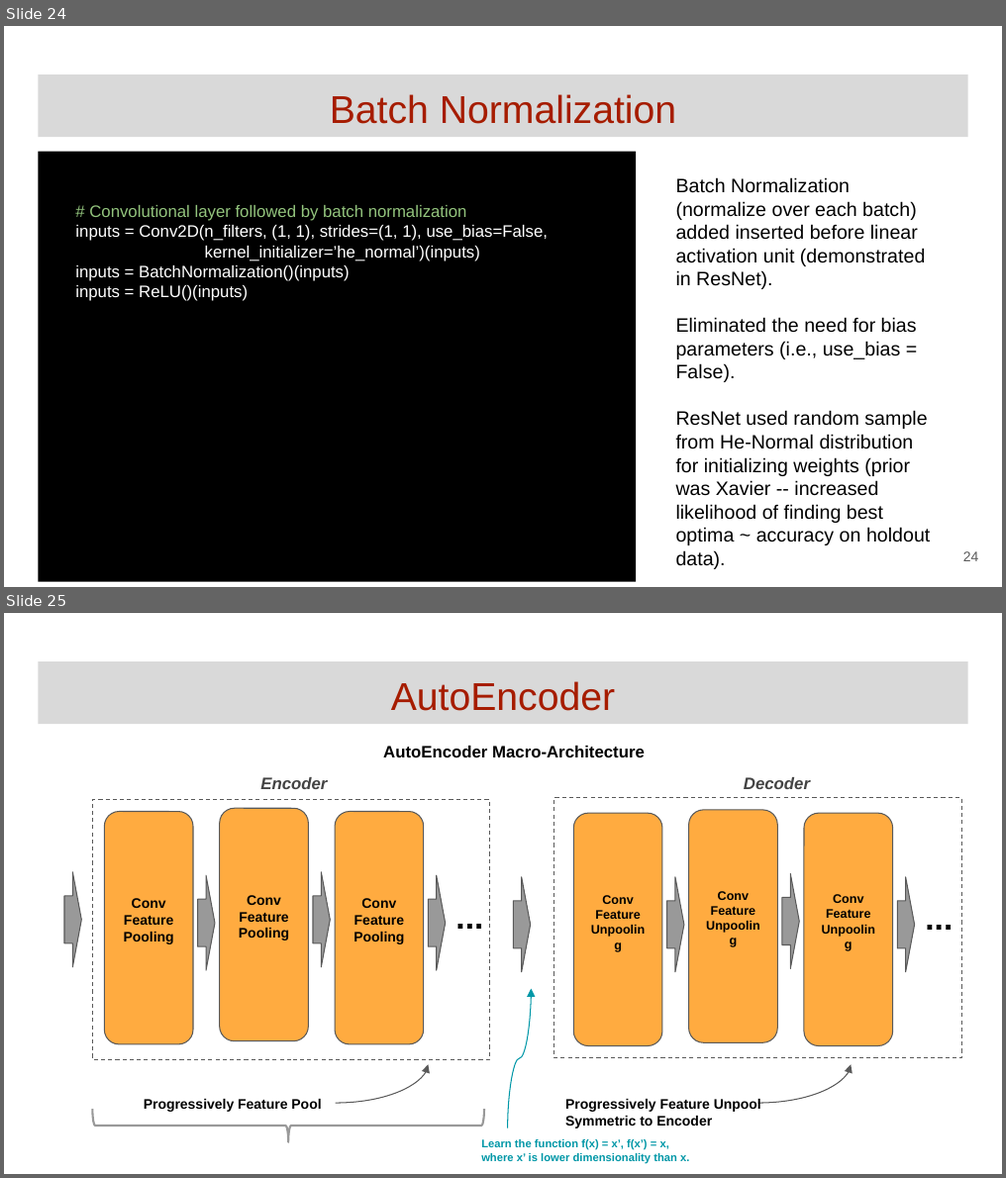
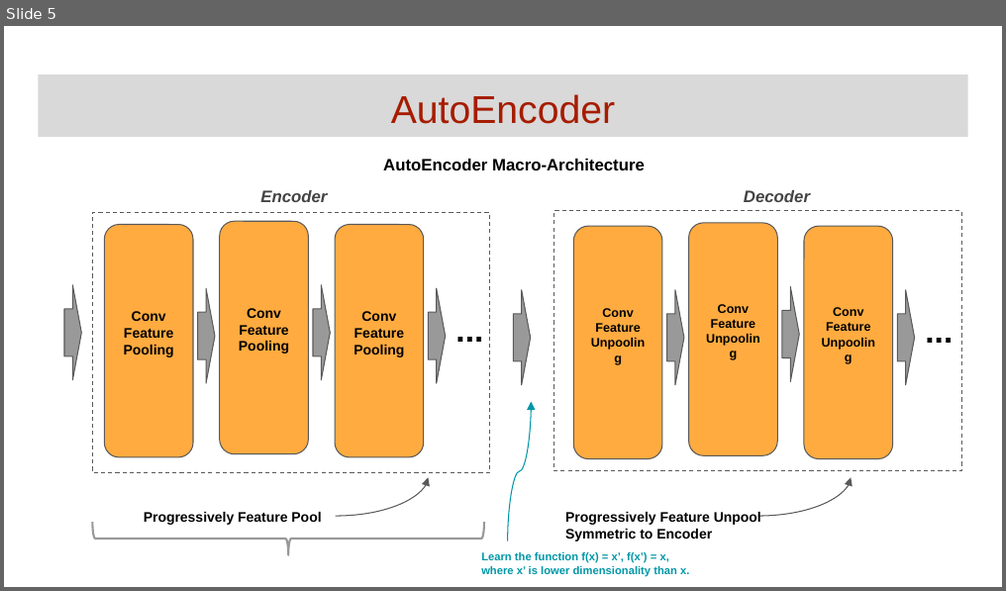
Before and after one commit to GoogleCloudPlatform/keras-idiomatic-programmer, a slide deck: community-labs/Community Lab - Encoders for CNN.pptx. Shown one above the other, each under a label of ours: slides 24 and 25 before the commit, slide 5 after it. The pictures are 1006x1178 and 1006x591 pixels, drawn with LibreOffice and Linux fonts; fonts in the diff are those of the drawing. Boxes give left, top, right and bottom in pixels: in the first picture for what was removed or moved away, otherwise in the second. Text is boxed around its words. In the diff, an @@ line names an element or a change of style, - is before the commit and + after.

```diff
--- a/community-labs/Community Lab - Encoders for CNN.pptx
+++ b/community-labs/Community Lab - Encoders for CNN.pptx
@@ slide 24 removed at box(4, 26, 1002, 587), background #FFFFFF @@
@@ title removed at box(38, 75, 968, 138) @@
-Batch Normalization
@@ rectangle removed at box(38, 152, 636, 582) @@
-# Convolutional layer followed by batch normalization
-inputs = Conv2D(n_filters, (1, 1), strides=(1, 1), use_bias=False,
-kernel_initializer=’he_normal’)(inputs)
-inputs = BatchNormalization()(inputs)
-inputs = ReLU()(inputs)
@@ text removed at box(676, 177, 930, 570) @@
-Batch Normalization (normalize over each batch) added inserted before linear activation unit (demonstrated in ResNet).
-Eliminated the need for bias parameters (i.e., use_bias = False).
-ResNet used random sample from He-Normal distribution for initializing weights (prior was Xavier -- increased likelihood of finding best optima ~ accuracy on holdout data).
@@ page number removed at box(963, 552, 979, 562) @@
-24
@@ what was slide 25 is now slide 5 @@
```
Also in this commit, not shown: 1 slide changed, 19 other slides removed, 2 other files.
